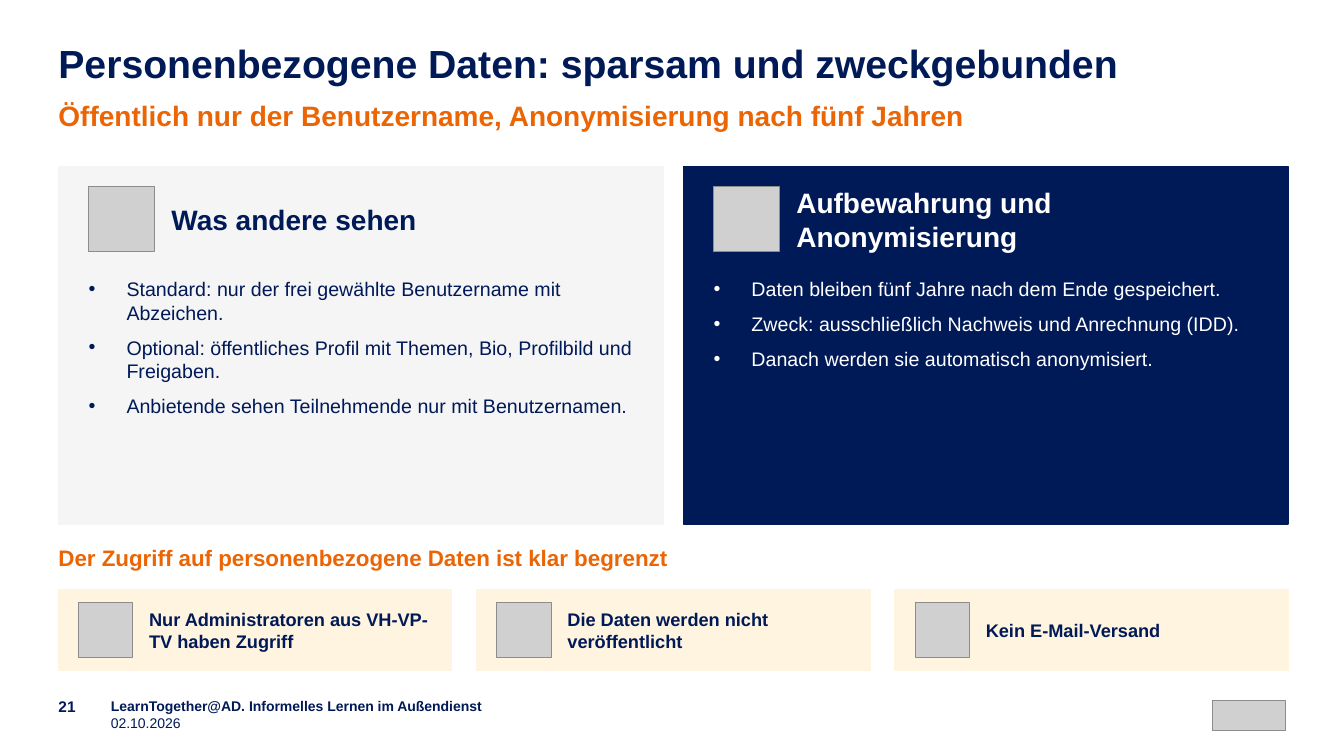
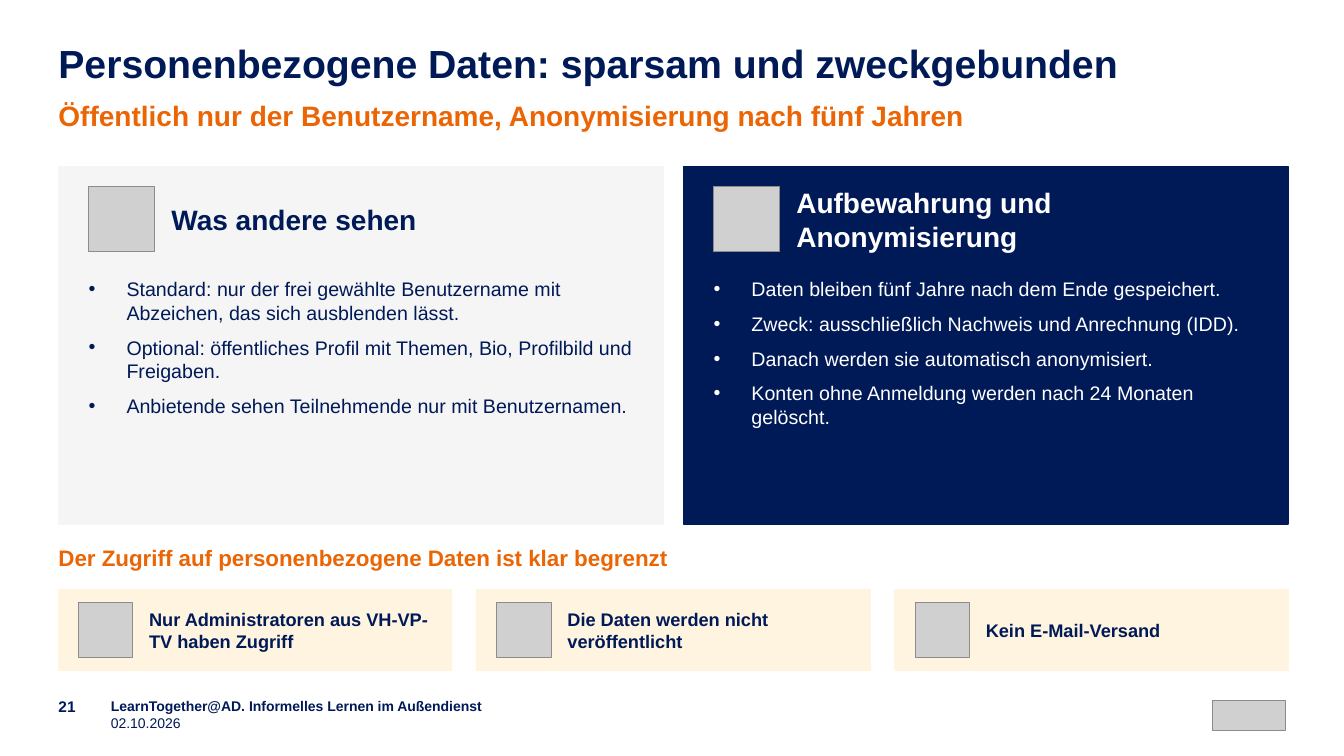
Before and after one commit to emplush/ruv_learntogether, a slide deck: slide 21 of docs/LearnTogether-AD_Praesentation.pptx. Drawn at 1344x756 pixels with LibreOffice and Linux fonts; fonts in the diff are those of the drawing; grey boxes stand for pictures. Boxes give left, top, right and bottom in pixels: in the first picture for what was removed or moved away, otherwise in the second. Text is boxed around its words. In the diff, an @@ line names an element or a change of style, - is before the commit and + after.

```diff
--- a/docs/LearnTogether-AD_Praesentation.pptx
+++ b/docs/LearnTogether-AD_Praesentation.pptx
@@ text at bbox=[127, 281, 560, 323]: text changed @@
-• Standard: nur der frei gewählte Benutzername mit Abzeichen.
+• Standard: nur der frei gewählte Benutzername mit Abzeichen, das sich ausblenden lässt.
@@ text at bbox=[751, 385, 1193, 428]: paragraph added @@
+• Konten ohne Anmeldung werden nach 24 Monaten gelöscht.
```
Also in this commit, not shown: 7 other slides changed, 1 slide added, 51 other files.
